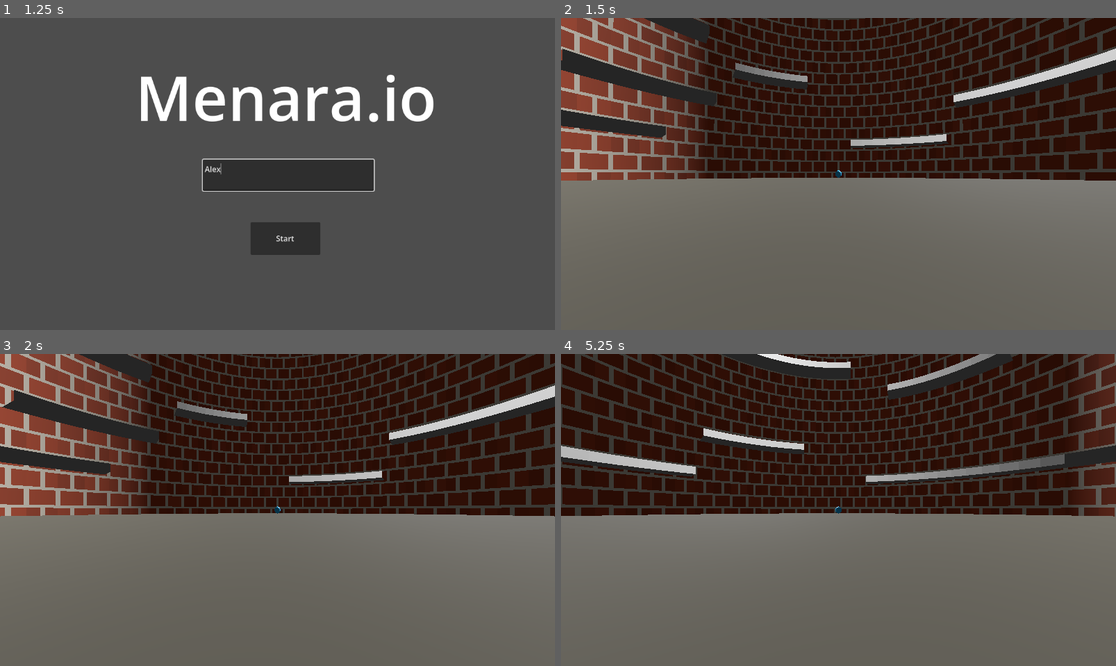
Above: before the commit, frames 1-4 (two rows, left to right).
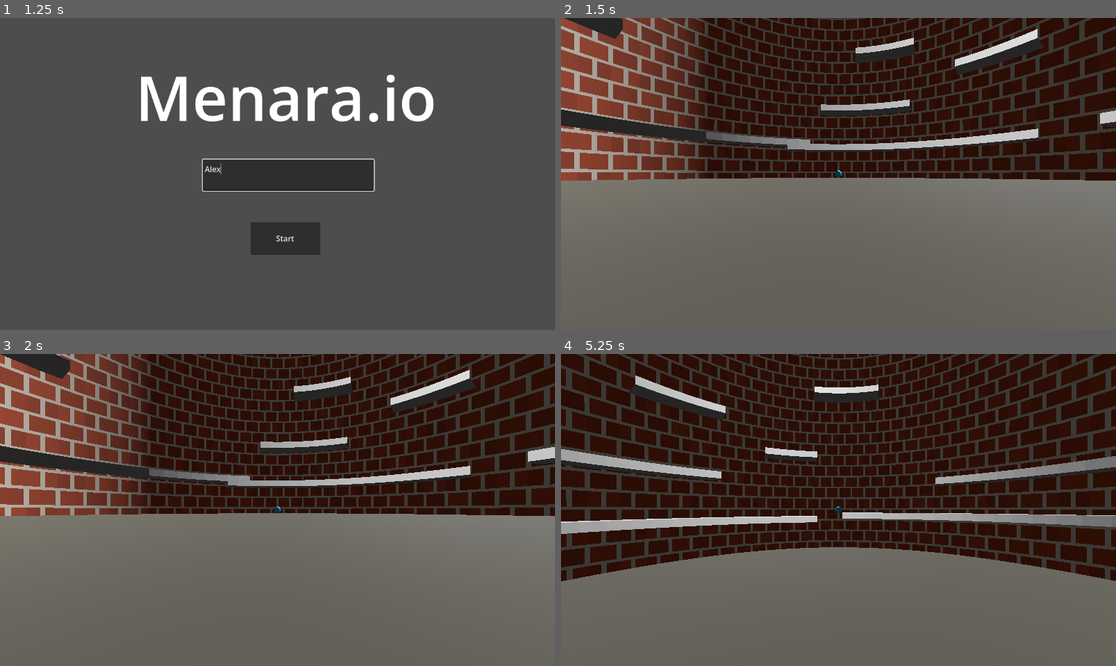
Above: after the commit, the same moments.

Repository: OngYean/menara-io
Game: Godot game, scene res://scenes/main_menu.tscn
Two runs of this game, one before a commit and one after it. Both use one fixed random seed, a clock stepped at 60 frames per second and the inputs below.
Inputs (mouse positions are in pixels of both pictures, inside the frame that each line leads up to):
- Up to frame 1 (1.25 s): click (288, 174) at 0.52 s; type "Alex" at 0.6 s
- Up to frame 2 (1.5 s): click "Start" at 1.25 s
- Up to frame 3 (2 s): no input
- Up to frame 4 (5.25 s): tap Enter at 2 s; hold D (move_right) 2.03-2.78 s; hold S (fall, bound only after the commit) 2.03-2.78 s; tap W (jump, bound only after the commit) at 2.27, 2.3, 2.57, 2.85, 3.02, 3.32, 4.52, 4.55, 4.82 s; hold A (move_left) 2.78-3.53 s; tap Space (jump, bound only before the commit) at 3.05, 3.6 s; hold S (fall, bound only after the commit) 3.53-4.28 s; hold D (move_right) 3.53-5.03 s; tap S (fall, bound only after the commit) at 4.35 s; hold A (move_left) from 5.03 s (still down); hold S (fall, bound only after the commit) from 5.03 s (still down)

Frame 1 is identical in both runs. In frame 2, 8.0% of the frame differs, in the area x 0-100%, y 0-43%; in frame 3, 7.9%; in frame 4, 39%, in the area x 0-100%, y 0-73%.

Commit message:
feat: implement platform overlap avoidance and add fast-fall mechanics to player movement

Diff:
--- a/scripts/platform_generator.gd
+++ b/scripts/platform_generator.gd
@@ -1,8 +1,8 @@
 extends Node3D
 
 @export var tower_radius: float = 30.0
-@export var min_spin_degrees: float = 20.0
-@export var max_spin_degrees: float = 65.0
+@export var min_spin_degrees: float = 15.0
+@export var max_spin_degrees: float = 120.0
 @export var platform_depth: float = 3.0
 @export var platform_thickness: float = 1.0
 
@@ -24,6 +24,7 @@
 
 ## Internal state ----------------------------------------------------------
 var _next_y: float = 0.0
+var _recent_platforms: Array = []
 var _platform_index: int = 0
 var _generated_up_to_y: float = 0.0
 
@@ -40,6 +41,7 @@
 		child.queue_free()
 
 	_platform_index = 0
+	_recent_platforms.clear()
 	_next_y = start_y + min_height_interval
 
 	## Always generate enough platforms to fill the opening viewport PLUS the
@@ -67,19 +69,67 @@
 func _generate_up_to(target_y: float) -> void:
 	while _next_y < target_y:
 		var platforms_this_level := randi_range(min_platforms_per_level, max_platforms_per_level)
-		var angle_offset := randf() * TAU
-
+
+		var best_offset := 0.0
+		var best_overlap := INF
+		var best_spins := []
+
+		## Sample 20 random configurations and pick the one that overlaps the least
+		## with the previous ~5 layers, taking the actual platform arc lengths into account.
+		for attempt in range(20):
+			var candidate_offset := randf() * TAU
+			var current_overlap := 0.0
+			var candidate_spins := []
+
+			for i in range(platforms_this_level):
+				var spin_radians := deg_to_rad(randf_range(min_spin_degrees, max_spin_degrees))
+				candidate_spins.append(spin_radians)
+
+				var base_angle := (float(i) / float(platforms_this_level)) * TAU
+				var angle := fmod(base_angle + candidate_offset, TAU)
+
+				for rp in _recent_platforms:
+					var rp_angle: float = rp.angle
+					var rp_spin: float = rp.spin
+					var rp_y: float = rp.y
+
+					var dist: float = abs(fposmod(angle - rp_angle + PI, TAU) - PI)
+					var min_dist: float = (spin_radians + rp_spin) * 0.5
+					if dist < min_dist:
+						## Weight overlap penalty by how close it is vertically
+						var y_diff: float = maxf(1.0, _next_y - rp_y)
+						current_overlap += (min_dist - dist) / y_diff
+
+			if current_overlap < best_overlap:
+				best_overlap = current_overlap
+				best_offset = candidate_offset
+				best_spins = candidate_spins
+
+			if best_overlap == 0.0:
+				break
+
+		## Spawn the best configuration found
 		for i in range(platforms_this_level):
 			var base_angle := (float(i) / float(platforms_this_level)) * TAU
-			var angle := fmod(base_angle + angle_offset + randf_range(-0.2, 0.2), TAU)
+			var angle := fmod(base_angle + best_offset + randf_range(-0.1, 0.1), TAU)
 			var y_jitter := randf_range(-0.5, 0.5)
-			_spawn_platform_at(_next_y + y_jitter, angle)
+			var spin := best_spins[i] as float
+
+			var actual_y := _next_y + y_jitter
+			_spawn_platform_at(actual_y, angle, spin)
+			_recent_platforms.append({"angle": angle, "spin": spin, "y": actual_y})
+
+		## Prune platforms older than ~5 layers from the overlap checking list
+		var prune_threshold := _next_y - (max_height_interval * 5.0)
+		for i in range(_recent_platforms.size() - 1, -1, -1):
+			if _recent_platforms[i].y < prune_threshold:
+				_recent_platforms.remove_at(i)
 
 		_next_y += randf_range(min_height_interval, max_height_interval)
 
 	_generated_up_to_y = _next_y
 
-func _spawn_platform_at(y: float, theta: float) -> void:
+func _spawn_platform_at(y: float, theta: float, spin_radians: float) -> void:
 	var platform_root := StaticBody3D.new()
 	platform_root.position = Vector3(0, y, 0)
 	platform_root.rotation.y = theta
@@ -87,8 +137,6 @@
 	_platform_index += 1
 	add_child(platform_root)
 
-	var spin_degrees: float = randf_range(min_spin_degrees, max_spin_degrees)
-	var spin_radians: float = deg_to_rad(spin_degrees)
 	var inner_radius: float = tower_radius - platform_depth
 
 	var mesh := _create_spun_platform_mesh(spin_radians, inner_radius, tower_radius)
--- a/scripts/player.gd
+++ b/scripts/player.gd
@@ -17,6 +17,16 @@
 func _physics_process(delta: float) -> void:
 	if not is_on_floor():
 		velocity.y -= _gravity * gravity_scale * delta
+		if Input.is_action_pressed("fall"):
+			velocity.y -= 120.0 * delta
+
+	if Input.is_action_just_pressed("jump") and is_on_floor():
+		velocity.y = jump_velocity
+		if Input.is_action_pressed("fall"):
+			velocity.y -= 5.0 * delta # Increase downward speed when 'fall' is held
+
+	if Input.is_action_just_pressed("jump") and is_on_floor():
+		velocity.y = jump_velocity
 
 	if Input.is_action_just_pressed("jump") and is_on_floor():
 		velocity.y = jump_velocity
@@ -56,7 +66,8 @@
 
 	_add_action_key_if_missing("move_left", KEY_A)
 	_add_action_key_if_missing("move_right", KEY_D)
-	_add_action_key_if_missing("jump", KEY_SPACE)
+	_add_action_key_if_missing("jump", KEY_W)
+	_add_action_key_if_missing("fall", KEY_S)
 
 func _add_action_key_if_missing(action_name: StringName, keycode: Key) -> void:
 	if not InputMap.has_action(action_name):
Not shown: 1 places in scenes/game.tscn that only renumber resources
